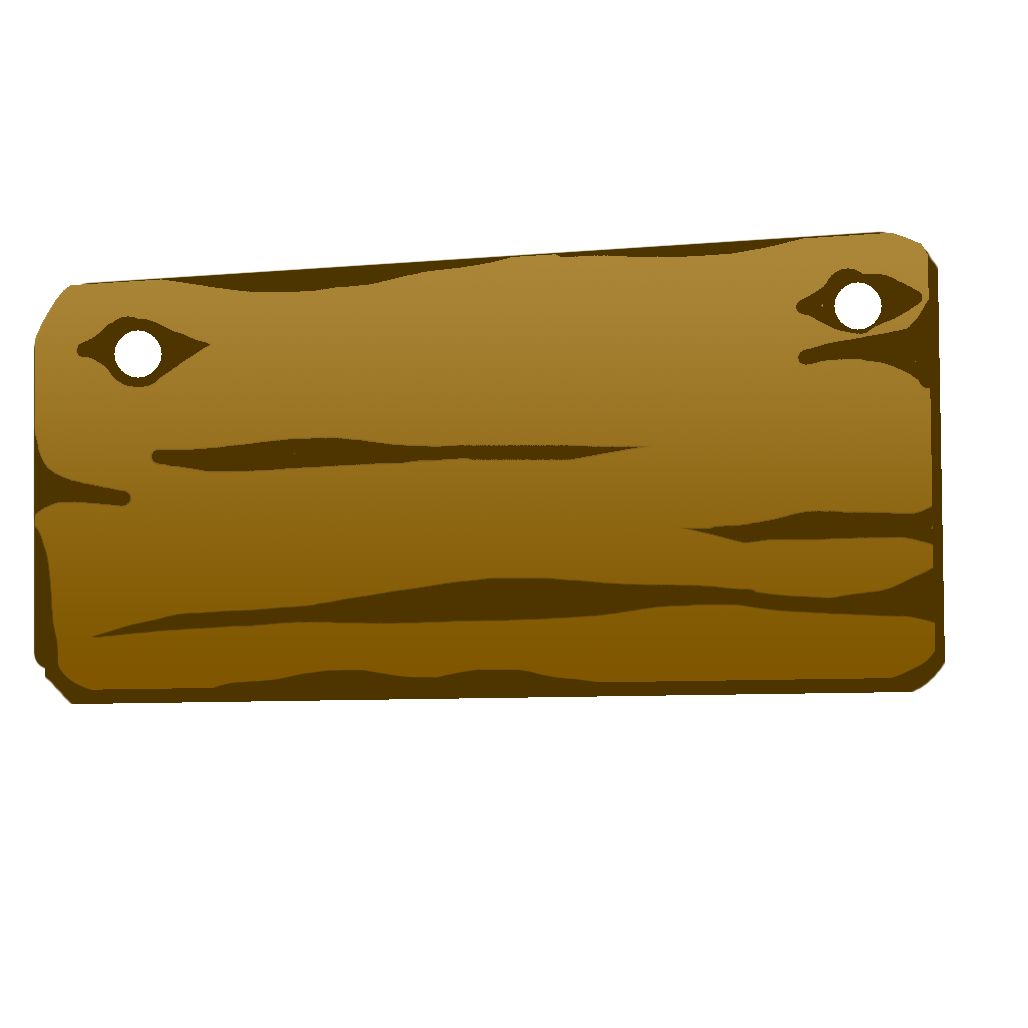
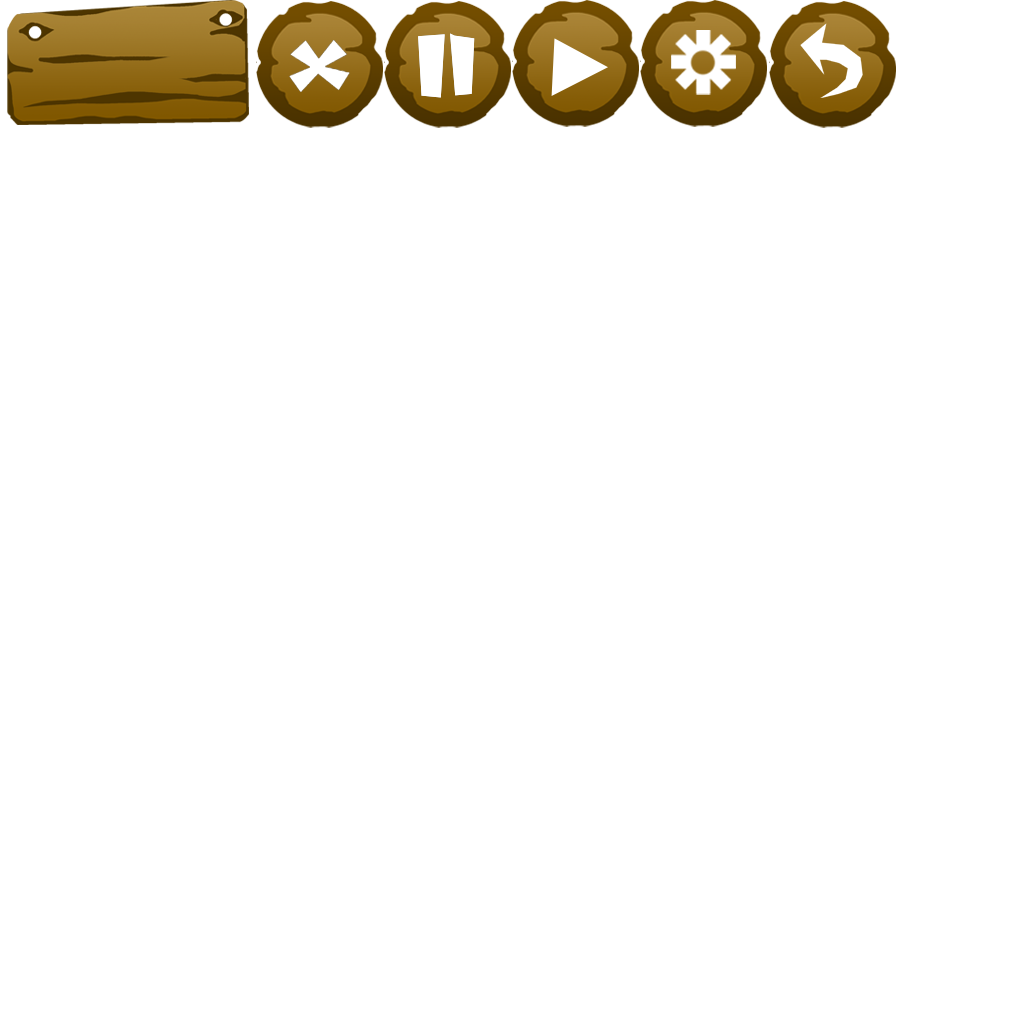
The second w=1028, h=1028 image is a revision of the first. Changes to its layers:
added layer "Shape 4 copy" above "Layer 2" over 671, 30, 736, 95
added layer "Layer 2" above "Layer 1" over 418, 33, 475, 98
added layer "Layer 1" above "Layer 4 copy" over 289, 40, 350, 92
added layer "Layer 5" above "Shape 3 copy 4" over 800, 23, 863, 98
added layer "Shape 3 copy 4" above "Shape 3 copy 3" over 769, 1, 896, 128
added layer "Shape 3 copy 3" above "Layer 4" over 640, 0, 767, 127
added layer "Layer 3" above "Shape 3 copy 2" over 551, 38, 608, 96
added layer "Shape 3 copy 2" above "Shape 3 copy" over 512, 0, 639, 127
added layer "Shape 3 copy" above "Shape 3" over 384, 1, 511, 128
added layer "Shape 3" above "Wood Board Sign" over 256, 1, 383, 128
painted on "Wood Board Sign" over 7, 0, 945, 704
